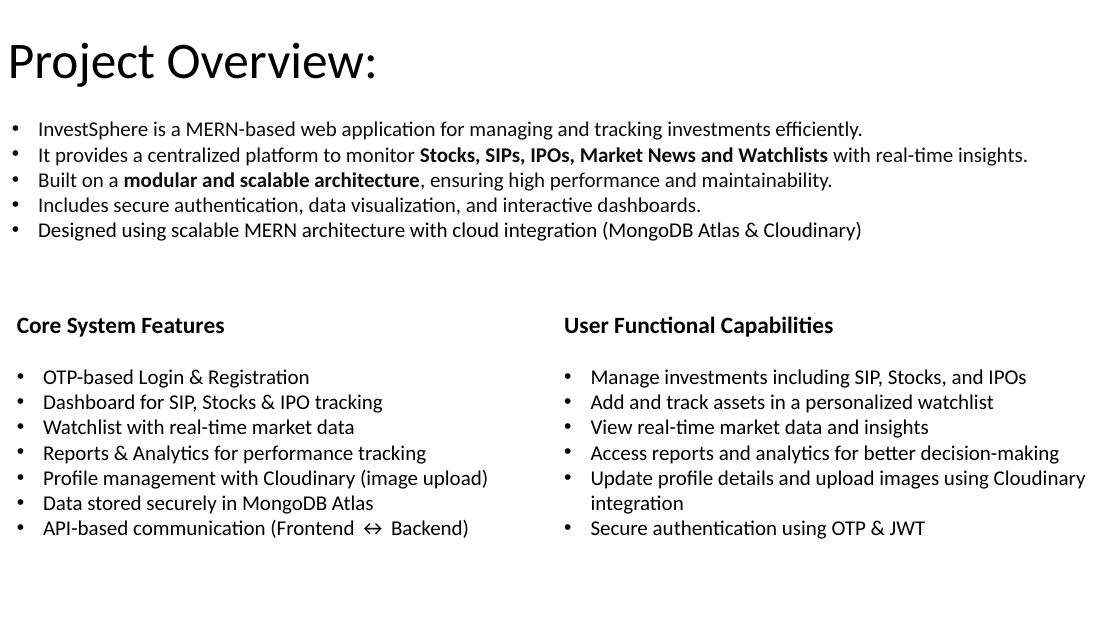
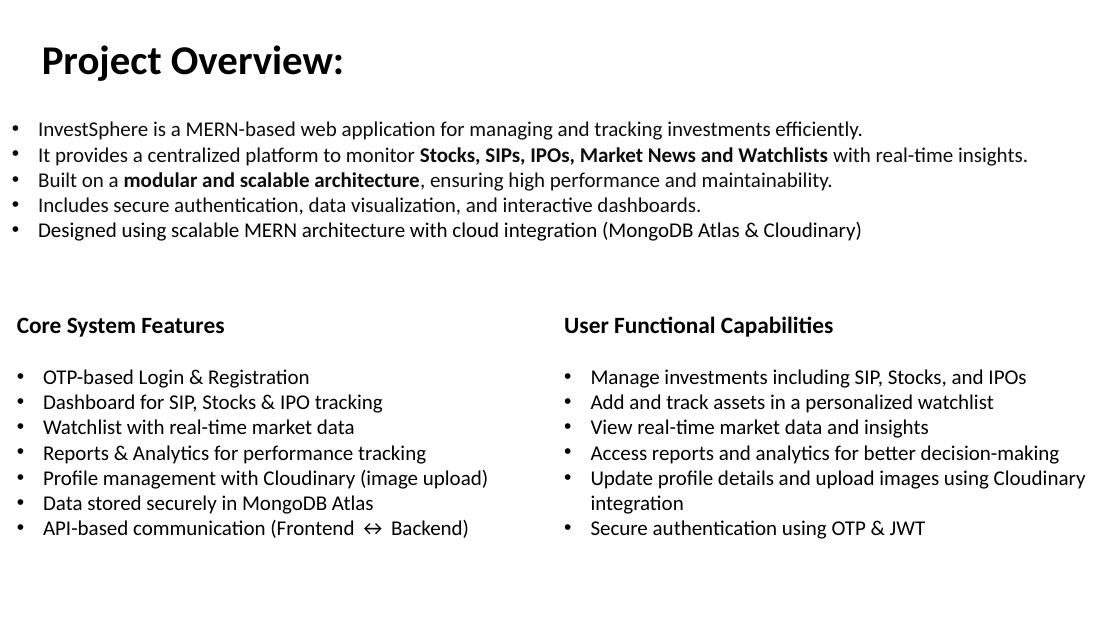
Before and after one commit to Theanantsoni/investsphere, a slide deck: slide 5 of InvestSphere-PPT.pptx. Drawn at 1120x630 pixels with LibreOffice and Linux fonts; fonts in the diff are those of the drawing; background and template pictures are left out. Boxes give left, top, right and bottom in pixels: in the first picture for what was removed or moved away, otherwise in the second. Text is boxed around its words. In the diff, an @@ line names an element or a change of style, - is before the commit and + after.

```diff
--- a/InvestSphere-PPT.pptx
+++ b/InvestSphere-PPT.pptx
@@ text "Project Overview:" at box(42, 45, 344, 81): size 44 to 35 pt, bold on @@
```
Also in this commit, not shown: 30 other slides changed, 3 slides added, 3 slides removed, 2 other files.
